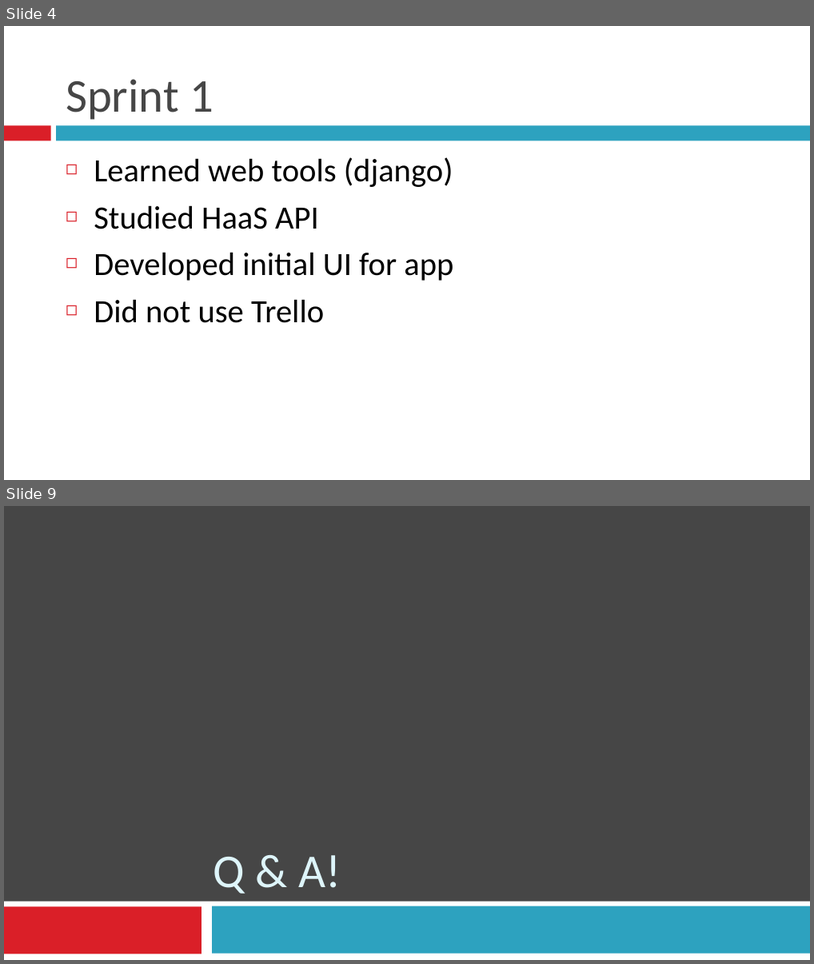
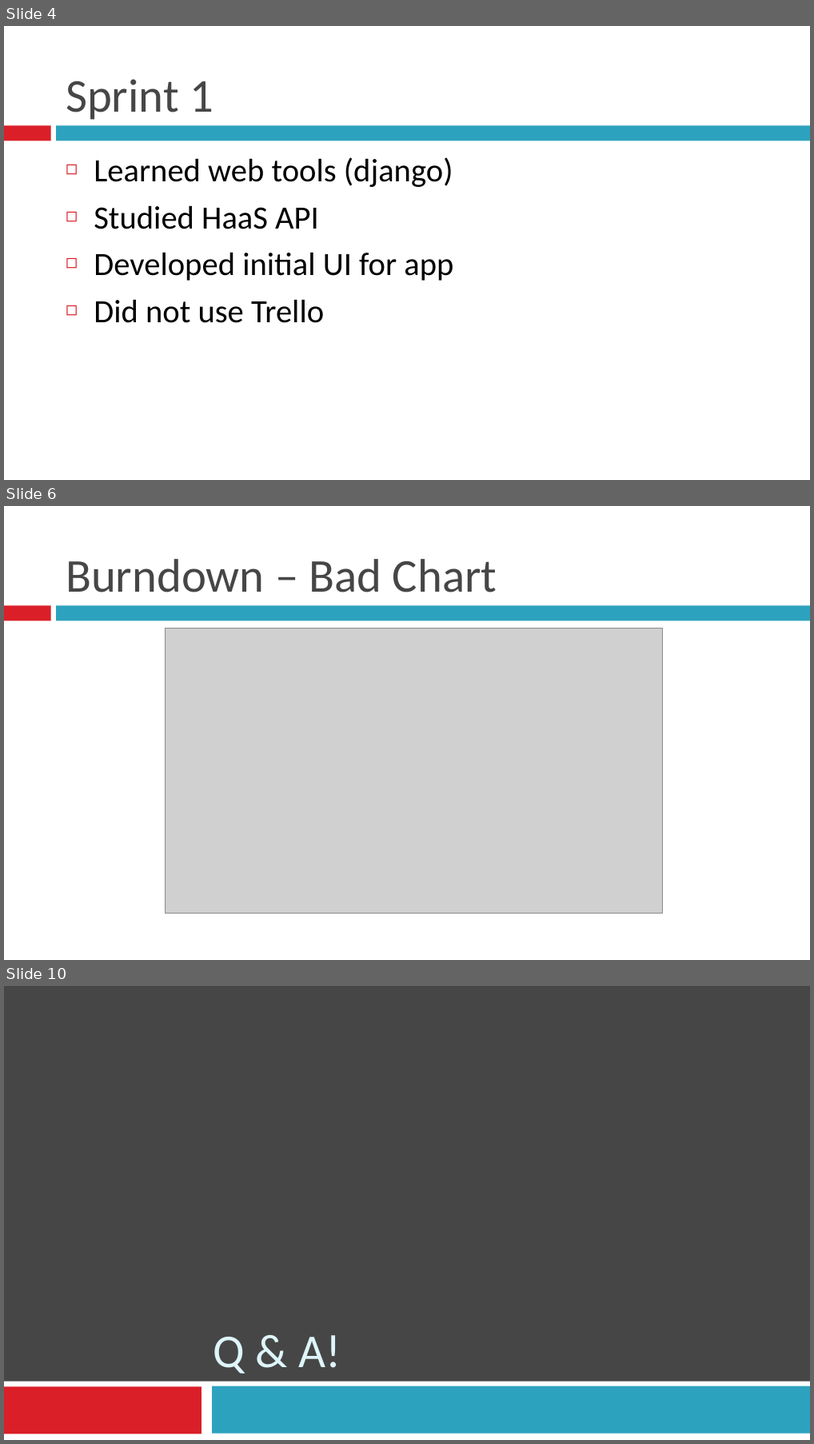
Before and after one commit to BU-EC500-SP15/moc-gui-plugins, a slide deck: MOCUIPlugin-Demo2.pptx. Shown one above the other, each under a label of ours: slides 4 and 9 before the commit, slides 4, 6 and 10 after it; the slides between them are not shown. The pictures are 814x964 and 814x1444 pixels, drawn with LibreOffice and Linux fonts; fonts in the diff are those of the drawing; grey boxes stand for pictures. Boxes give left, top, right and bottom in pixels: in the first picture for what was removed or moved away, otherwise in the second. Text is boxed around its words. In the diff, an @@ line names an element or a change of style, - is before the commit and + after.

```diff
--- a/MOCUIPlugin-Demo2.pptx
+++ b/MOCUIPlugin-Demo2.pptx
@@ slide 6 added at (x1=4, y1=506, x2=810, y2=960), background #FFFFFF; not listed: 2 template elements that a slide beside it also shows @@
@@ title added at (x1=66, y1=559, x2=498, y2=592), 42 pt, text #464646 @@
+Burndown – Bad Chart
@@ picture added at (x1=166, y1=628, x2=663, y2=913) @@
@@ what was slide 9 is now slide 10 @@
```
Also in this commit, not shown: 3 slides changed, 2 other slides added, 2 slides removed.
